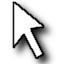
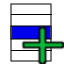
Layers edited between the first and the second w=64, h=64 image:
showed "Add" over 21, 25, 64, 64
hid "Drop Shadow" over 10, 0, 58, 64
added layer "SelElem" above "Draw" over 10, 3, 52, 62
